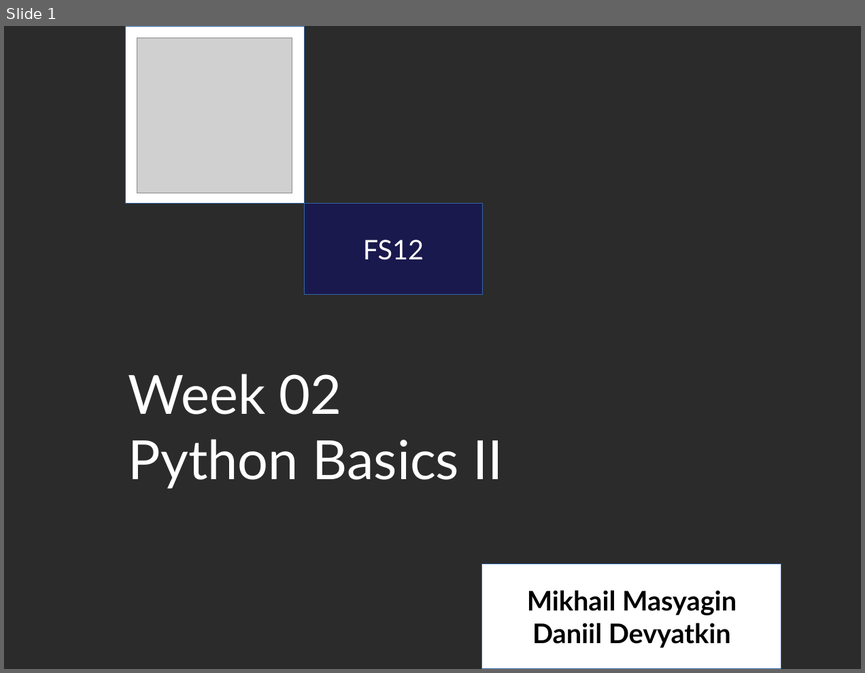
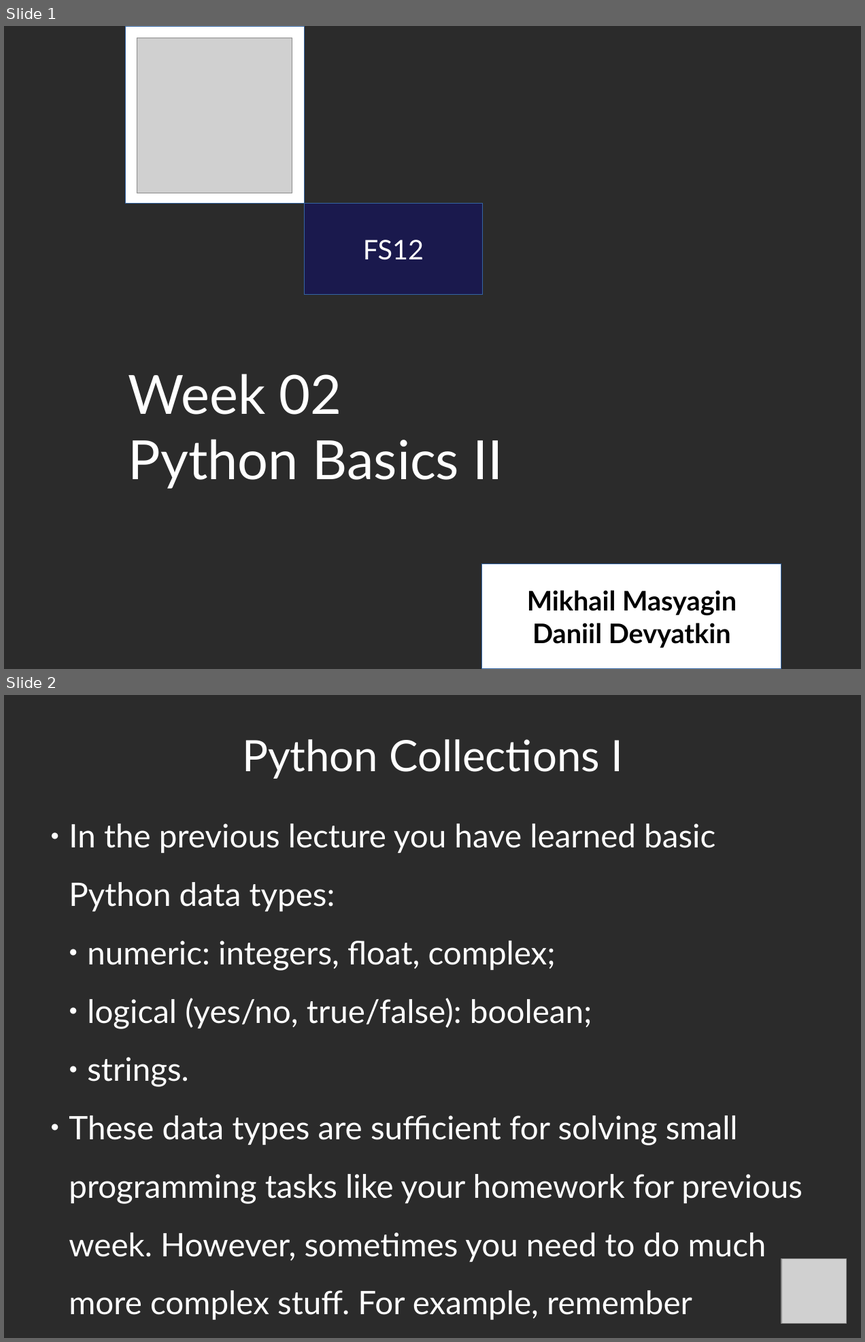
Before and after one commit to bmstu-fs12/01-sem-py-algo, a slide deck: week-02/presentation_1_4x3.odp. Shown one above the other, each under a label of ours: slide 1 before the commit, slides 1 and 2 after it. The pictures are 865x673 and 865x1342 pixels, drawn with LibreOffice and Linux fonts; fonts in the diff are those of the drawing; grey boxes stand for pictures; background and template pictures are left out; a plain dark background stands for a picture behind light text. Boxes give left, top, right and bottom in pixels: in the first picture for what was removed or moved away, otherwise in the second. Text is boxed around its words. In the diff, an @@ line names an element or a change of style, - is before the commit and + after.

Commit message:
01-sem-py-algo: 2 week updates
* udpate 2 week lectures drafts
* fix 1 week lectures

```diff
--- a/week-02/presentation_1_4x3.odp
+++ b/week-02/presentation_1_4x3.odp
@@ slide 2 added at box(4, 695, 861, 1338), background picture (left out) @@
@@ title added at box(242, 739, 623, 779), 40 pt, text #FFFFFF @@
+Python Collections I
@@ text added at box(69, 824, 802, 1319), 30 pt, text #FFFFFF @@
+● In the previous lecture you have learned basic Python data types:
+  ● numeric: integers, float, complex;
+  ● logical (yes/no, true/false): boolean;
+  ● strings.
+● These data types are sufficient for solving small programming tasks like your homework for previous week. However, sometimes you need to do much more complex stuff. For example, remember multiple numbers or strings, provided by user.
@@ picture added at box(781, 1259, 846, 1323) @@
```
Also in this commit, not shown: 1 slide changed, 15 other slides added, 3 other files.
